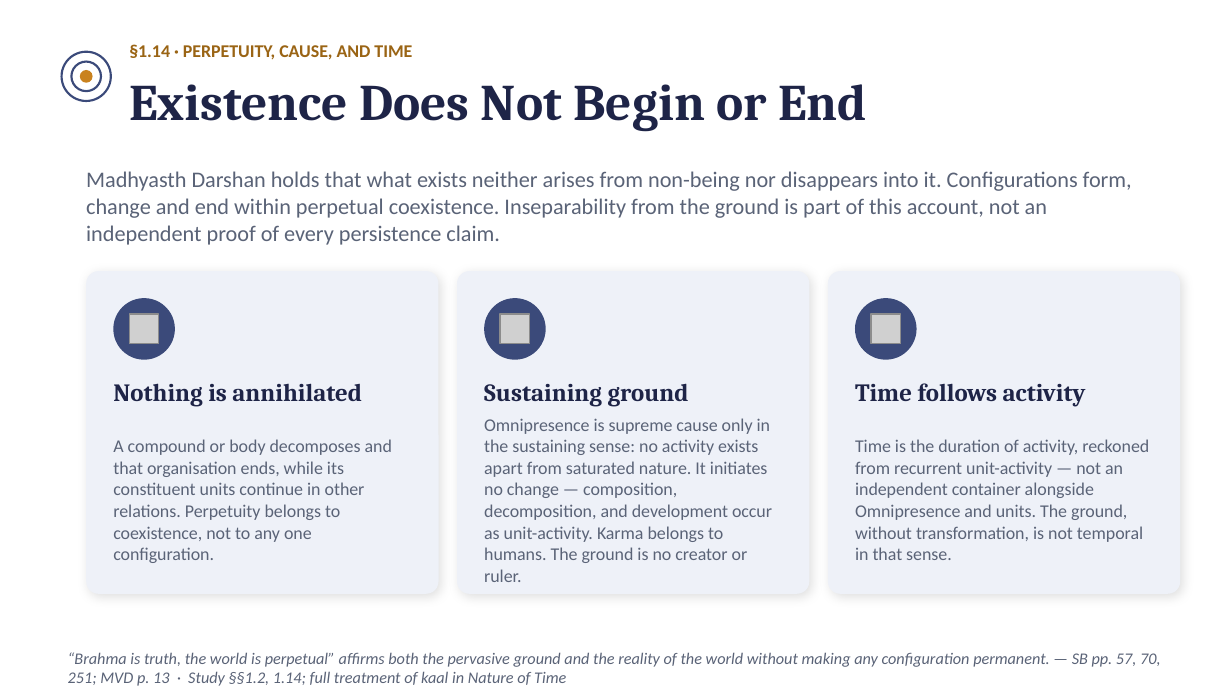
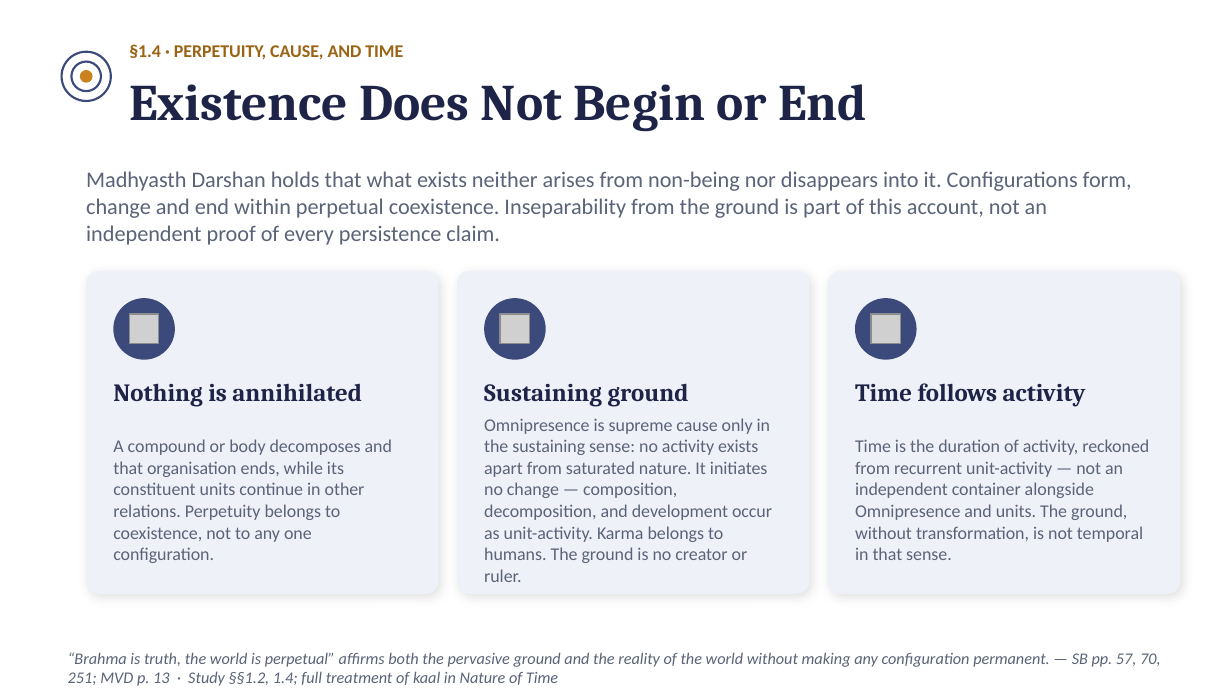
Before and after one commit to raghavamohan/AnalyticMadhyasthDarshan, a slide deck: slide 7 of Studies/The-Ontology-of-Coexistence/The-Ontology-of-Existence-Madhyasth-Darshan.pptx. Drawn at 1232x693 pixels with LibreOffice and Linux fonts; fonts in the diff are those of the drawing; grey boxes stand for pictures. Boxes give left, top, right and bottom in pixels: in the first picture for what was removed or moved away, otherwise in the second. Text is boxed around its words. In the diff, an @@ line names an element or a change of style, - is before the commit and + after.

```diff
--- a/Studies/The-Ontology-of-Coexistence/The-Ontology-of-Existence-Madhyasth-Darshan.pptx
+++ b/Studies/The-Ontology-of-Coexistence/The-Ontology-of-Existence-Madhyasth-Darshan.pptx
@@ text at [129,44,403,60]: text changed @@
-§1.14 · PERPETUITY, CAUSE, AND TIME
+§1.4 · PERPETUITY, CAUSE, AND TIME
@@ text at [68,652,1160,686]: text changed @@
-“Brahma is truth, the world is perpetual” affirms both the pervasive ground and the reality of the world without making any configuration permanent. — SB pp. 57, 70, 251; MVD p. 13 · Study §§1.2, 1.14; full treatment of kaal in Nature of Time
+“Brahma is truth, the world is perpetual” affirms both the pervasive ground and the reality of the world without making any configuration permanent. — SB pp. 57, 70, 251; MVD p. 13 · Study §§1.2, 1.4; full treatment of kaal in Nature of Time
```
Also in this commit, not shown: 19 other slides changed, 57 other files.
